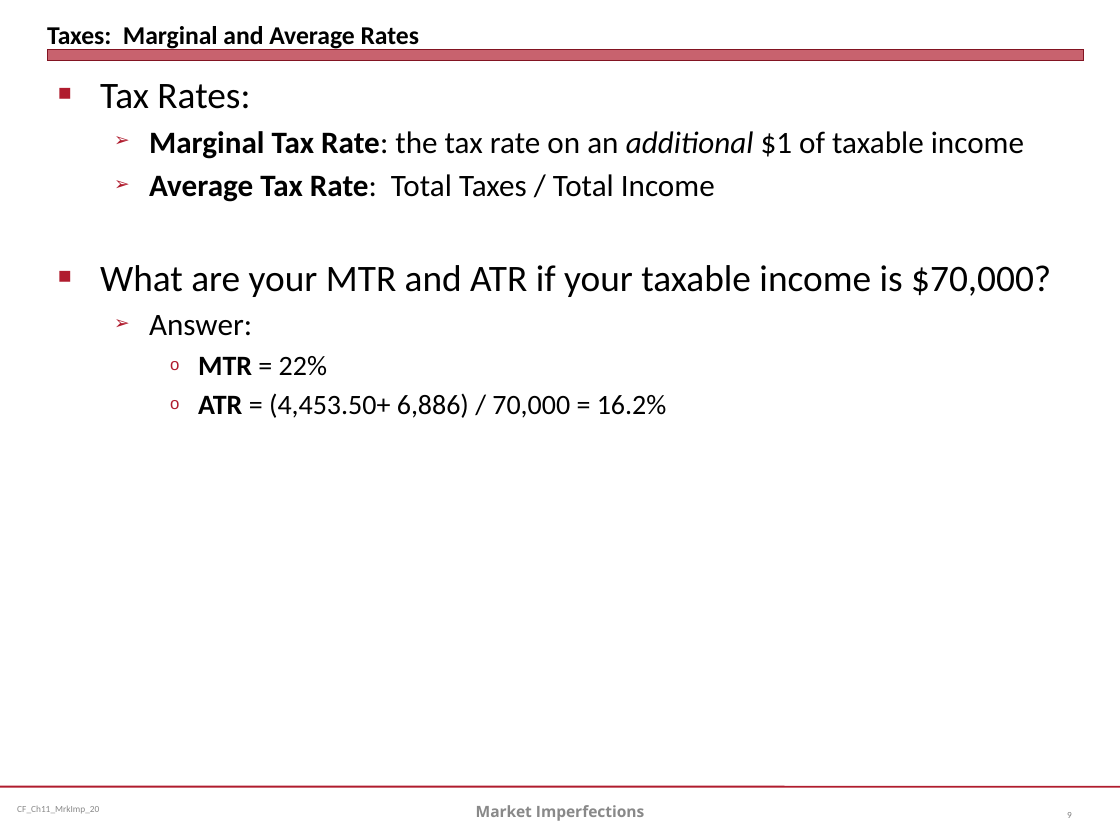
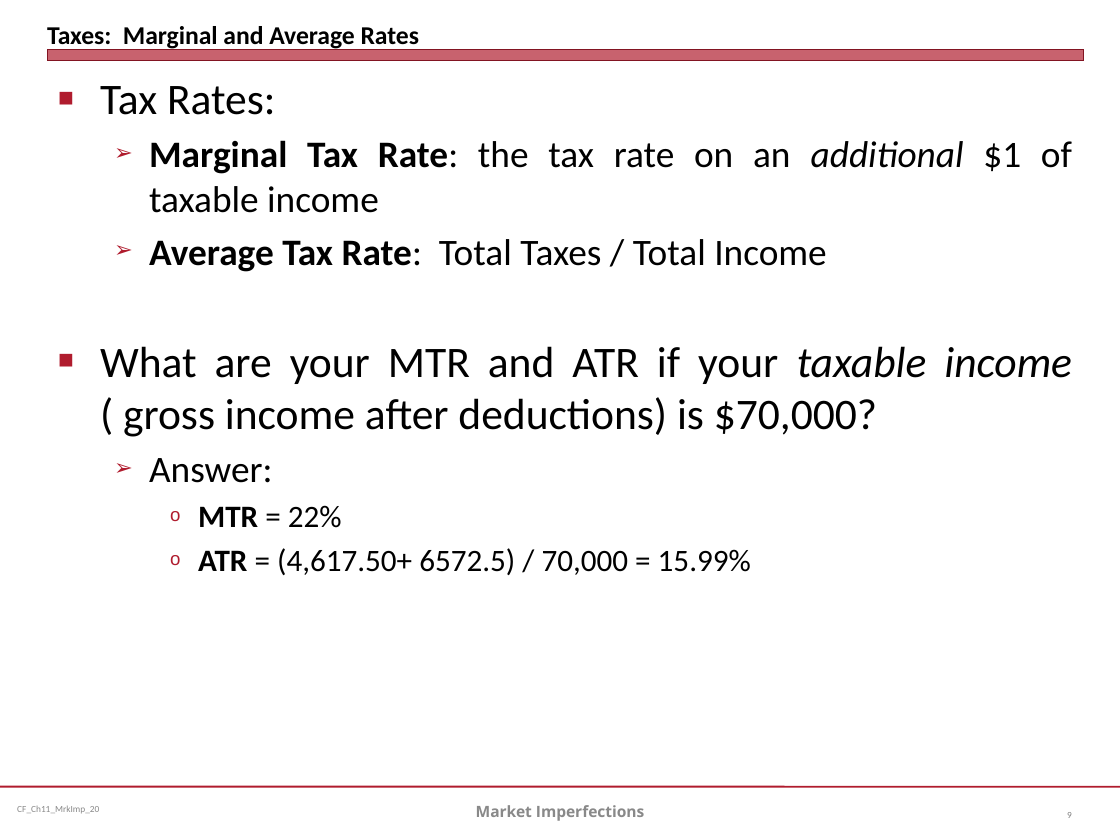
Before and after one commit to jmc877/Corporate-Finance, a slide deck: slide 9 of slides/CF_Ch11_MrkImp_20.pptx. Drawn at 1120x840 pixels with LibreOffice and Linux fonts; fonts in the diff are those of the drawing. Boxes give left, top, right and bottom in pixels: in the first picture for what was removed or moved away, otherwise in the second. Text is boxed around its words. In the diff, an @@ line names an element or a change of style, - is before the commit and + after.

```diff
--- a/slides/CF_Ch11_MrkImp_20.pptx
+++ b/slides/CF_Ch11_MrkImp_20.pptx
@@ text at box(100, 86, 1072, 528): size 24 to 28 pt in "Tax Rates:"; size 20 to 24 pt in "Marginal Tax Rate: the tax rate on ...", "Average Tax Rate: Total Taxes / Total ...", "Answer:"; size 18 to 20 pt in "MTR = 22%" @@
@@ text at box(100, 346, 1072, 437): text changed; size 24 to 28 pt @@
-■ What are your MTR and ATR if your taxable income is $70,000?
+■ What are your MTR and ATR if your taxable income ( gross income after deductions) is $70,000?
@@ text at box(198, 548, 751, 575): text changed; size 18 to 20 pt @@
-    o ATR = (4,453.50+ 6,886) / 70,000 = 16.2%
+    o ATR = (4,617.50+ 6572.5) / 70,000 = 15.99%
```
Also in this commit, not shown: 8 other slides changed, 1 slide added, 1 slide removed, 4 other files.
